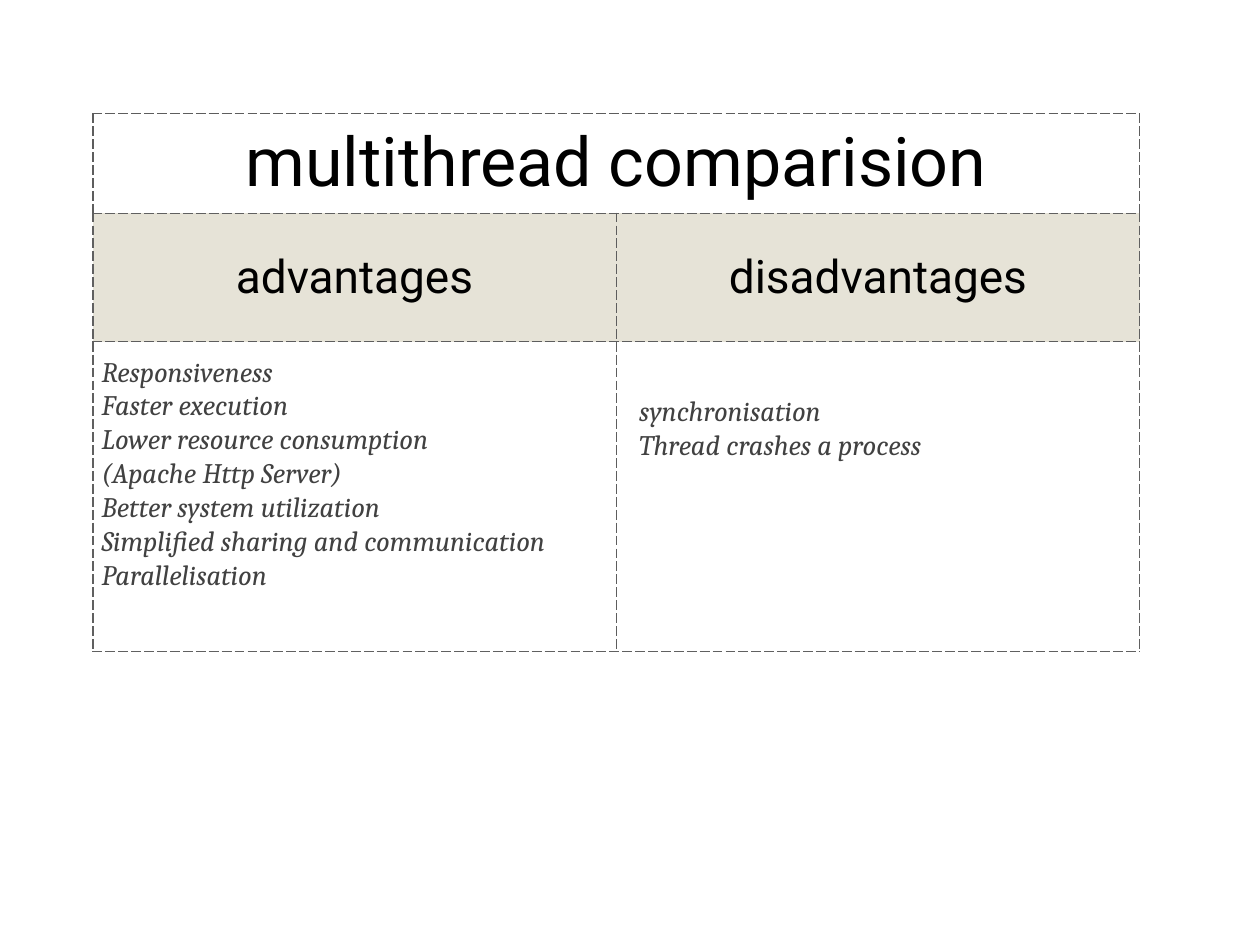
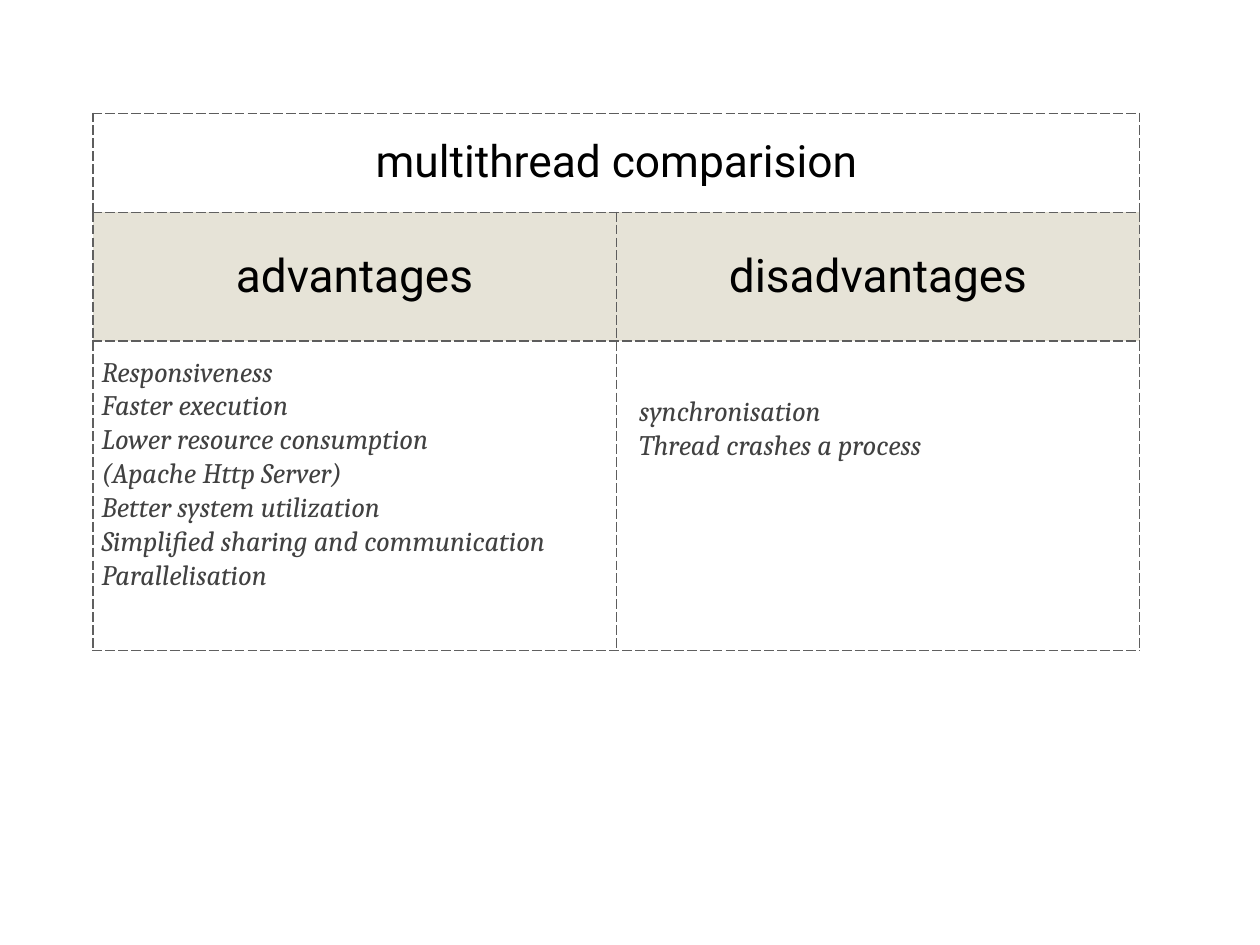
Before and after one commit to tangchuanzhou/Java-concurrency-test, a slide deck: slide 5 of ppt/Java_concurrency.pptx. Drawn at 1260x945 pixels with LibreOffice and Linux fonts; fonts in the diff are those of the drawing. Boxes give left, top, right and bottom in pixels: in the first picture for what was removed or moved away, otherwise in the second. Text is boxed around its words. In the diff, an @@ line names an element or a change of style, - is before the commit and + after.

```diff
--- a/ppt/Java_concurrency.pptx
+++ b/ppt/Java_concurrency.pptx
@@ table at box(93, 113, 1140, 652) @@
@@ size 55.4 to 36 pt in "multithread comparision" @@
```
Also in this commit, not shown: 7 other slides changed, 13 slides added, 2 slides removed, 1 other file.
